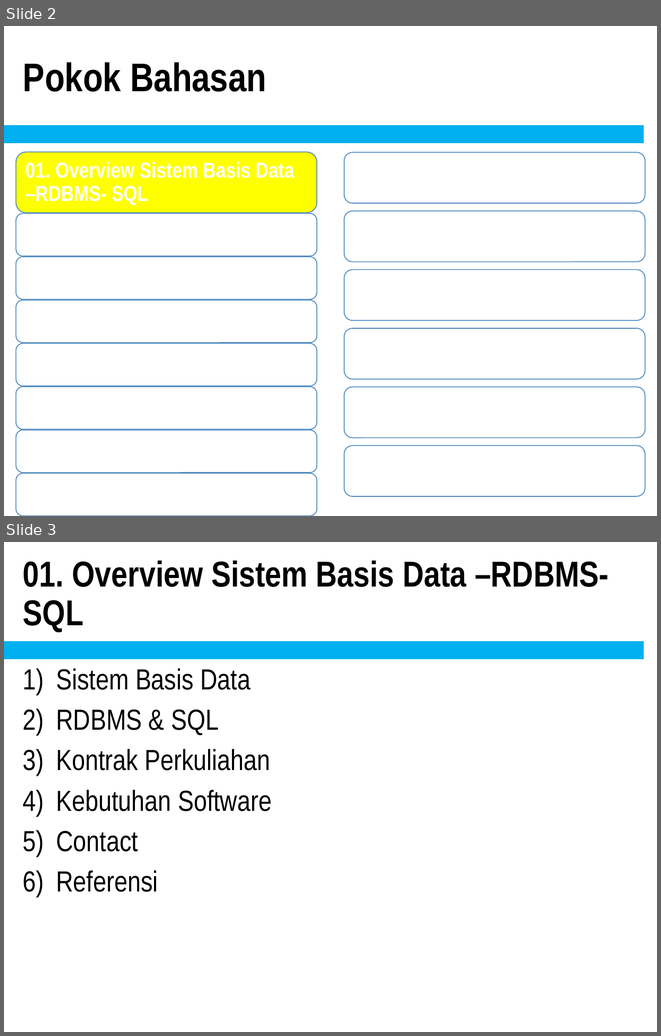
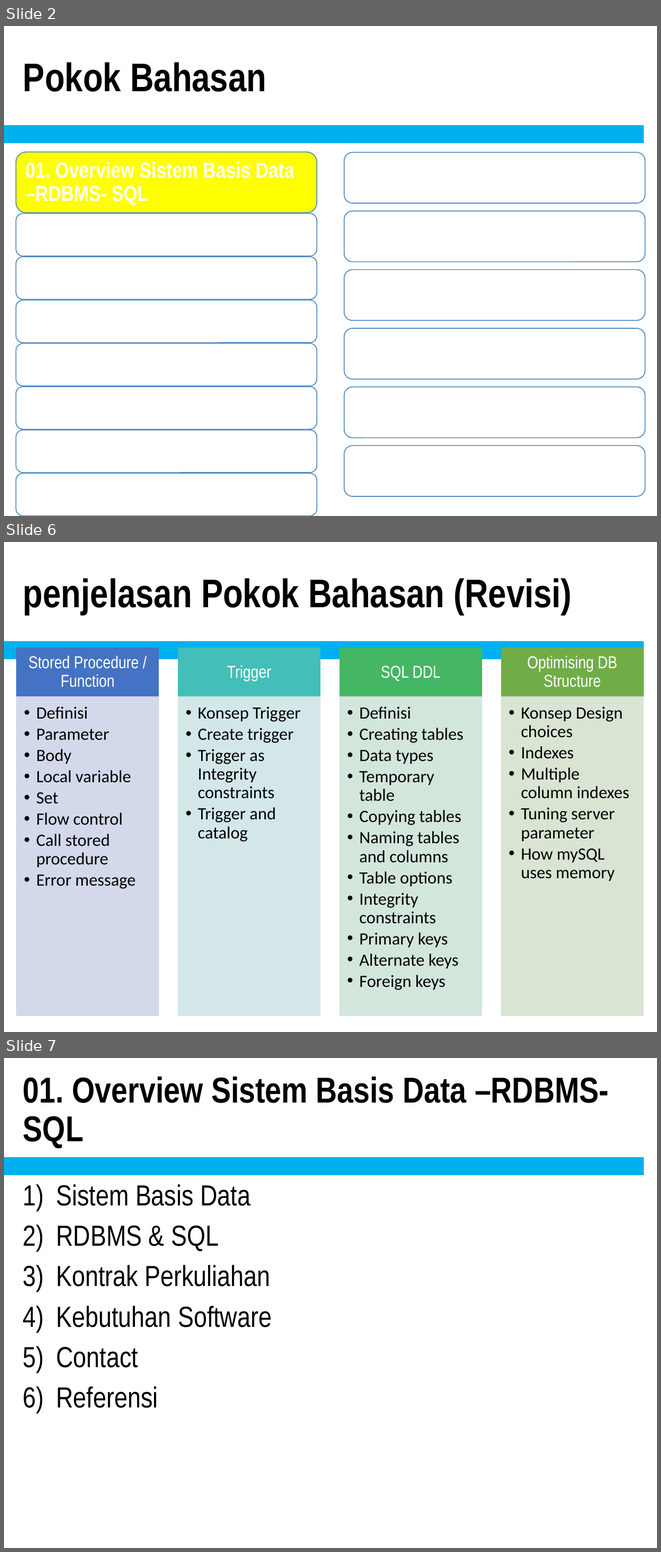
Before and after one commit to doniaft/Pengelolaan-Basis-Data, a slide deck: 1. Bahan Ajar/01. Pengelolaan Basis Data - Pendahuluan.pptx. Shown one above the other, each under a label of ours: slides 2 and 3 before the commit, slides 2, 6 and 7 after it; the slides between them are not shown. The pictures are 661x1036 and 661x1552 pixels, drawn with LibreOffice and Linux fonts; fonts in the diff are those of the drawing. Boxes give left, top, right and bottom in pixels: in the first picture for what was removed or moved away, otherwise in the second. Text is boxed around its words. In the diff, an @@ line names an element or a change of style, - is before the commit and + after.

```diff
--- a/1. Bahan Ajar/01. Pengelolaan Basis Data - Pendahuluan.pptx
+++ b/1. Bahan Ajar/01. Pengelolaan Basis Data - Pendahuluan.pptx
@@ slide 6 added at [4,542,657,1032], background #FFFFFF; not listed: 2 template elements that a slide beside it also shows @@
@@ title added at [23,578,572,615], 44 pt, text #000000, bold @@
+penjelasan Pokok Bahasan (Revisi)
@@ group added at [17,648,643,1015]: 8 rectangles, 8 texts @@
+Stored Procedure / Function
+  •• Definisi
+  •• Parameter
+  •• Body
+  •• Local variable
+  •• Set
+  •• Flow control
+  •• Call stored procedure
+  •• Error message
+Trigger
+  •• Konsep Trigger
+  •• Create trigger
+  •• Trigger as Integrity constraints
+  •• Trigger and catalog
+SQL DDL
+  •• Definisi
+  •• Creating tables
+  •• Data types
+  •• Temporary table
+  •• Copying tables
+  •• Naming tables and columns
+  •• Table options
+  •• Integrity constraints
+  •• Primary keys
+  •• Alternate keys
+  •• Foreign keys
+Optimising DB Structure
+  •• Konsep Design choices
+  •• Indexes
+  •• Multiple column indexes
+  •• Tuning server parameter
+  •• How mySQL uses memory
@@ what was slide 3 is now slide 7 @@
```
Also in this commit, not shown: 1 slide changed, 3 other slides added, 34 slides removed, 1 other file.
